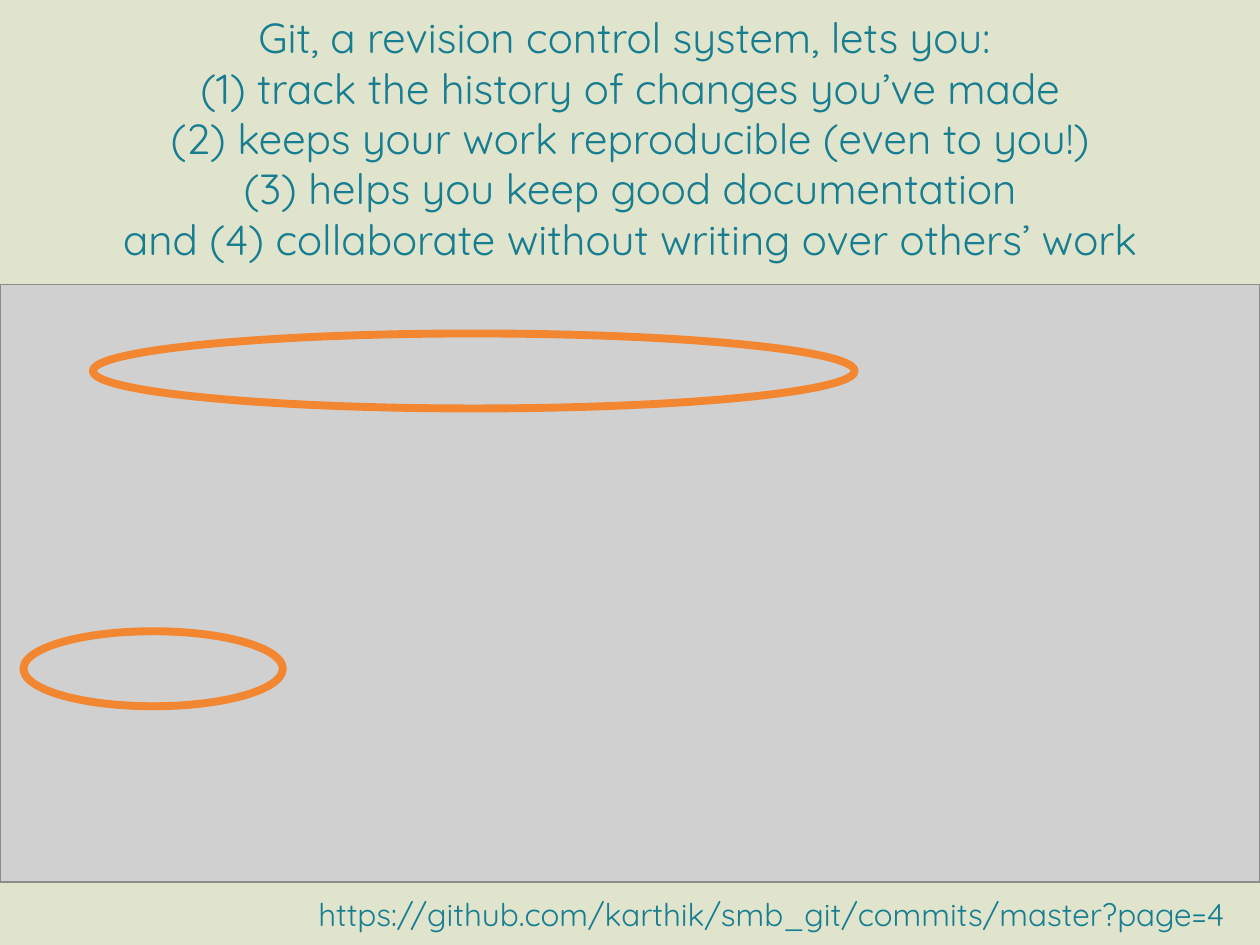
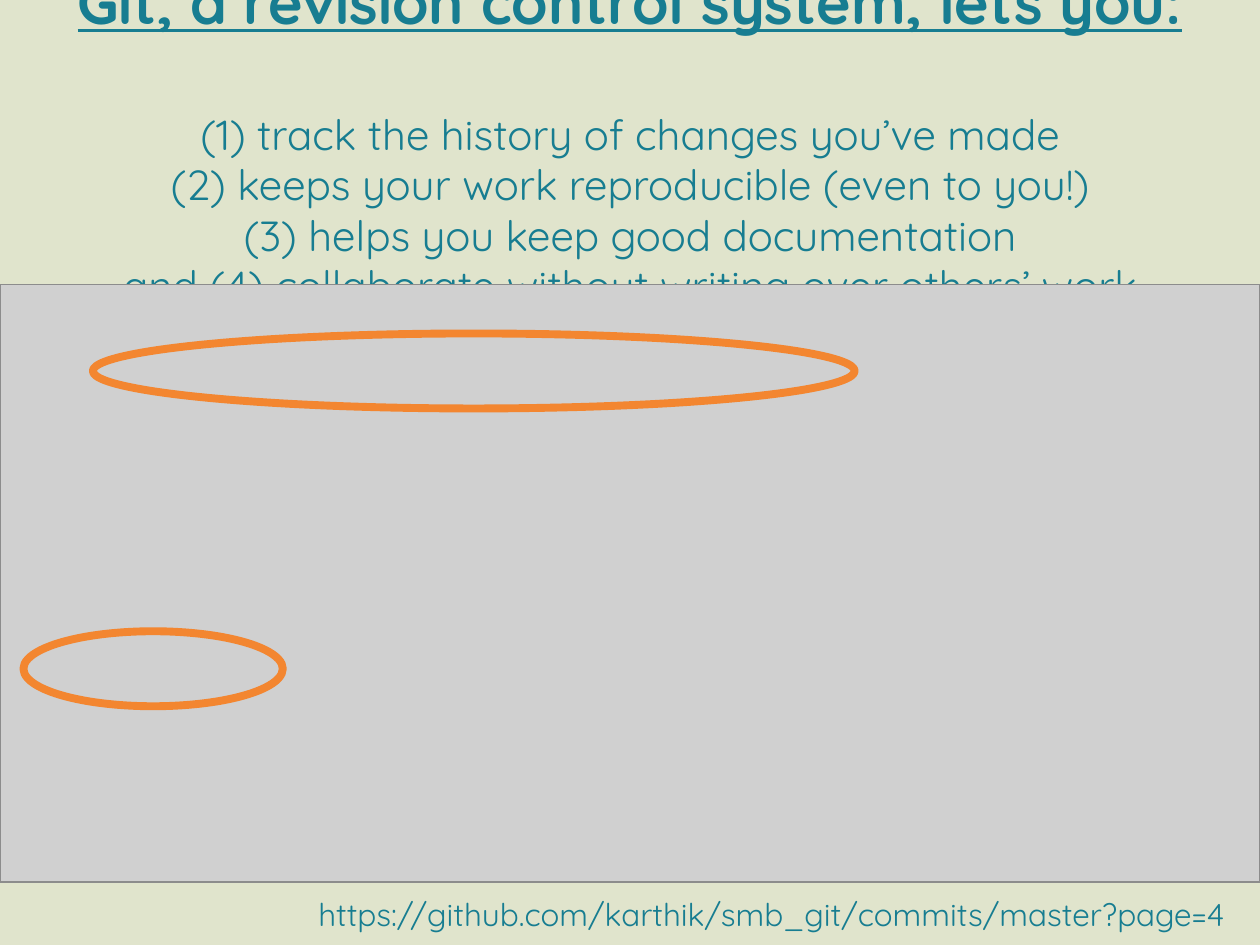
Before and after one commit to coconn/Friday-Noon-Seminar---Git-Github, a slide deck: slide 6 of FNS-13032015-Git-Primer.pptx (slide 4 before the commit). Drawn at 1260x945 pixels with LibreOffice and Linux fonts; fonts in the diff are those of the drawing; grey boxes stand for pictures. Boxes give left, top, right and bottom in pixels: in the first picture for what was removed or moved away, otherwise in the second. Text is boxed around its words. In the diff, an @@ line names an element or a change of style, - is before the commit and + after.

```diff
--- a/FNS-13032015-Git-Primer.pptx
+++ b/FNS-13032015-Git-Primer.pptx
@@ title "Git, a revision control system, ..." at <box>78,0,1182,285</box>: size 24 to 34 pt, bold on, underline on in "Git, a revision control system, lets you:" @@
```
Also in this commit, not shown: 4 other slides changed, 3 slides added, 2 slides removed.
